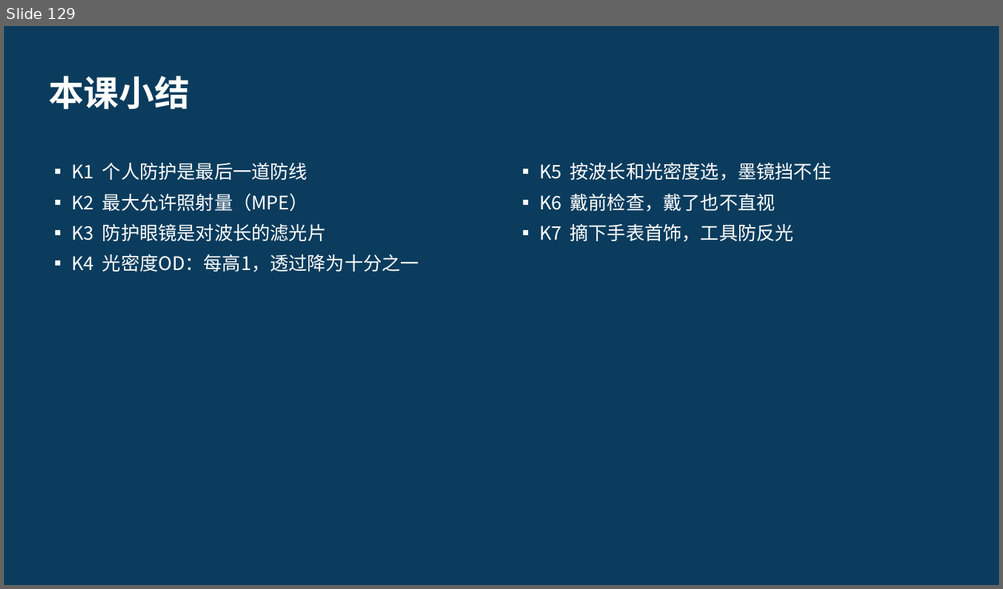
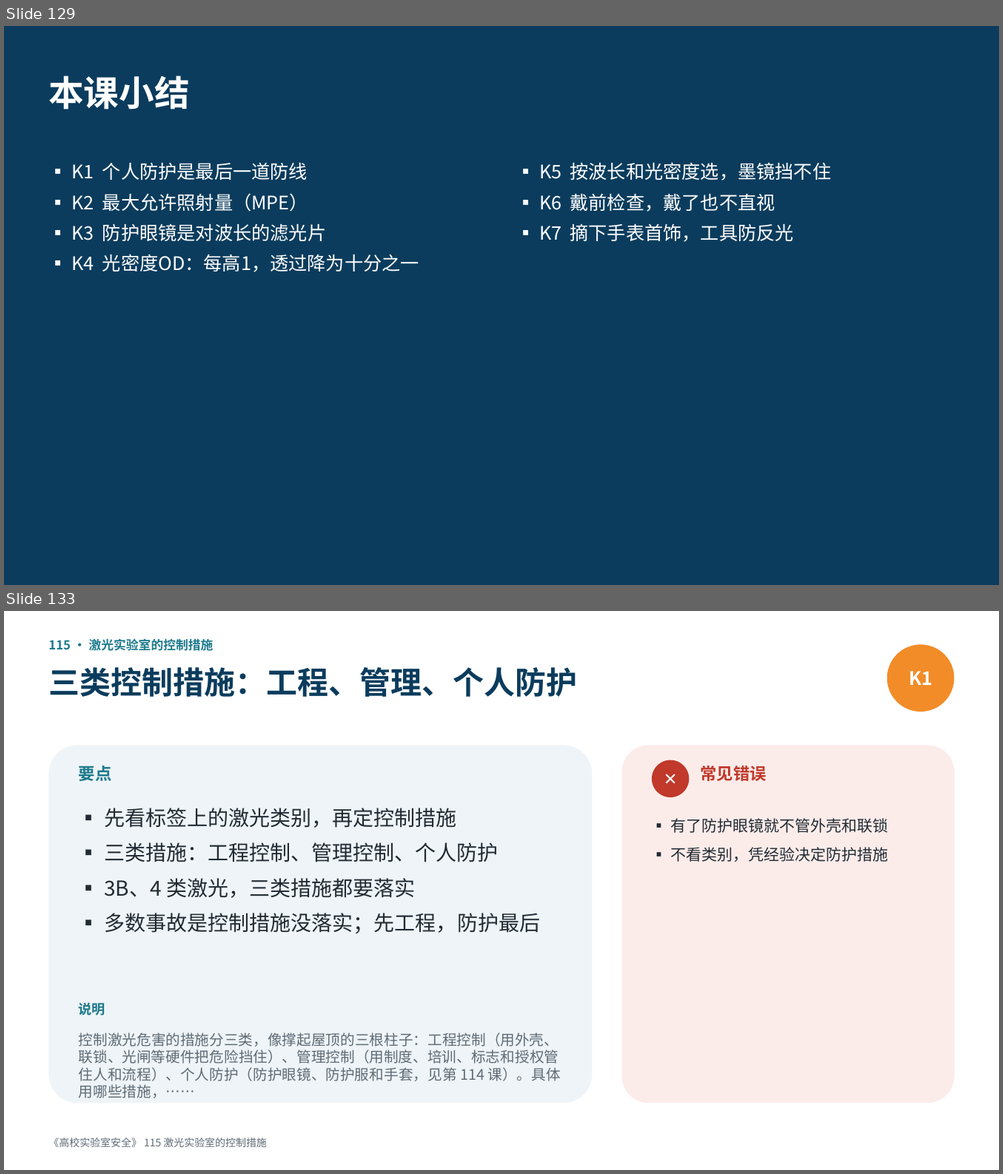
Before and after one commit to hanrongwx-max/videoyoutubo, a slide deck: course/高校实验室安全/课件/第9章_激光与光学安全.pptx. Shown one above the other, each under a label of ours: slide 129 before the commit, slides 129 and 133 after it; the slides between them are not shown. The pictures are 1003x589 and 1003x1174 pixels, drawn with LibreOffice and Linux fonts; fonts in the diff are those of the drawing. Boxes give left, top, right and bottom in pixels: in the first picture for what was removed or moved away, otherwise in the second. Text is boxed around its words. In the diff, an @@ line names an element or a change of style, - is before the commit and + after.

```diff
--- a/course/高校实验室安全/课件/第9章_激光与光学安全.pptx
+++ b/course/高校实验室安全/课件/第9章_激光与光学安全.pptx
@@ slide 133 added at [4,611,999,1170], background #FFFFFF @@
@@ text added at [48,638,213,651], 12 pt, text #1D7A8C, bold @@
+115 · 激光实验室的控制措施
@@ ellipse added at [887,644,954,712], fill #F28C28, 18 pt, text #FFFFFF, bold @@
+K1
@@ text added at [48,667,577,697], 30 pt, text #0B3C5D, bold @@
+三类控制措施：工程、管理、个人防护
@@ rounded rectangle added at [48,745,592,1103], fill #EEF4F7 @@
@@ text added at [79,766,112,781], 16 pt, text #1D7A8C, bold @@
+要点
@@ rounded rectangle added at [622,745,954,1103], fill #FBECEA @@
@@ ellipse added at [652,760,689,797], fill #C0392B, 16 pt, text #FFFFFF, bold @@
+✕
@@ text added at [700,766,765,781], 16 pt, text #C0392B, bold @@
+常见错误
@@ text added at [104,808,540,934], 20 pt, text #222B33 @@
+▪ 先看标签上的激光类别，再定控制措施
+▪ 三类措施：工程控制、管理控制、个人防护
+▪ 3B、4 类激光，三类措施都要落实
+▪ 多数事故是控制措施没落实；先工程，防护最后
@@ text added at [671,818,888,862], 15 pt, text #222B33 @@
+▪ 有了防护眼镜就不管外壳和联锁
+▪ 不看类别，凭经验决定防护措施
@@ text added at [79,1003,105,1016], 13 pt, text #1D7A8C, bold @@
+说明
@@ text added at [79,1033,560,1082], 14 pt, text #5F6B75 @@
+控制激光危害的措施分三类，像撑起屋顶的三根柱子：工程控制（用外壳、联锁、光闸等硬件把危险挡住）、管理控制（用制度、培训、标志和授权管住人和流程）、个人防护（防护眼镜、防护服和手套，见第 114 课）。具体用哪些措施，……
@@ text added at [48,1138,267,1147], 10 pt, text #5F6B75 @@
+《高校实验室安全》 115 激光实验室的控制措施
```
Also in this commit, not shown: 19 other slides added, 2 other files.
